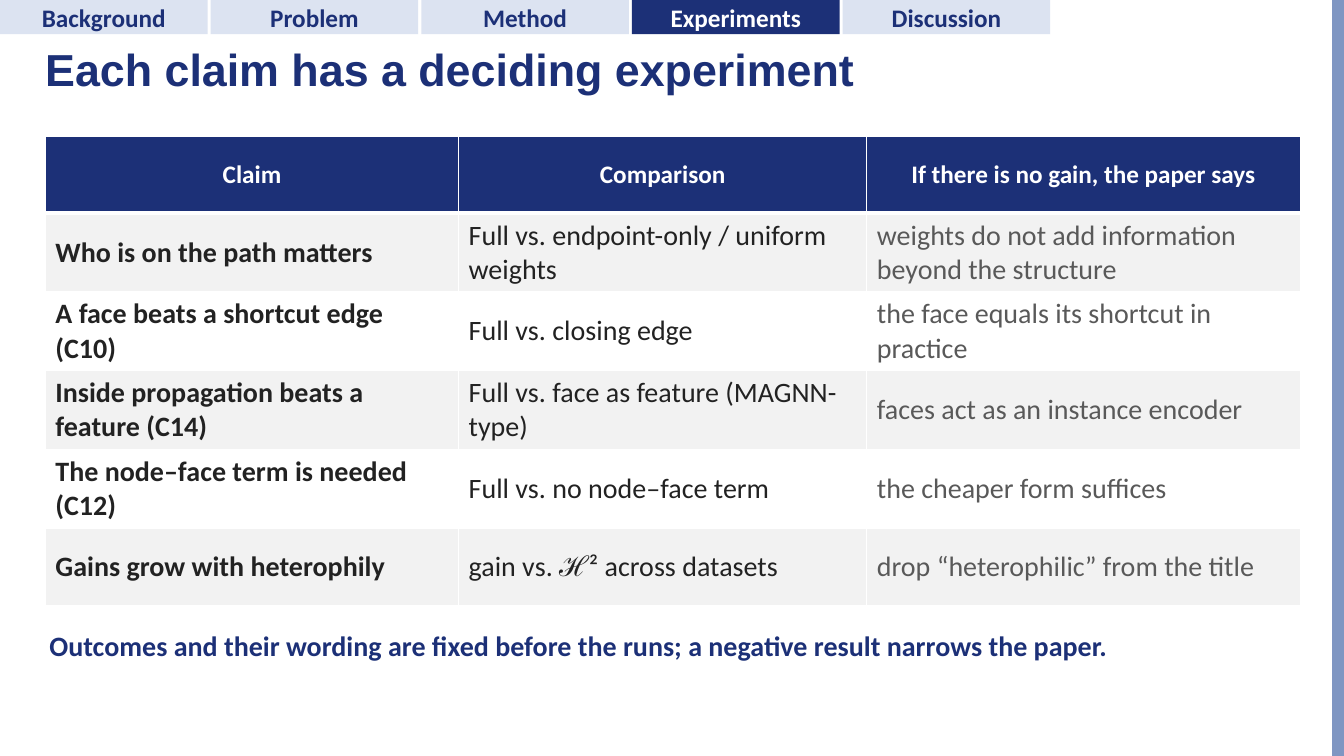
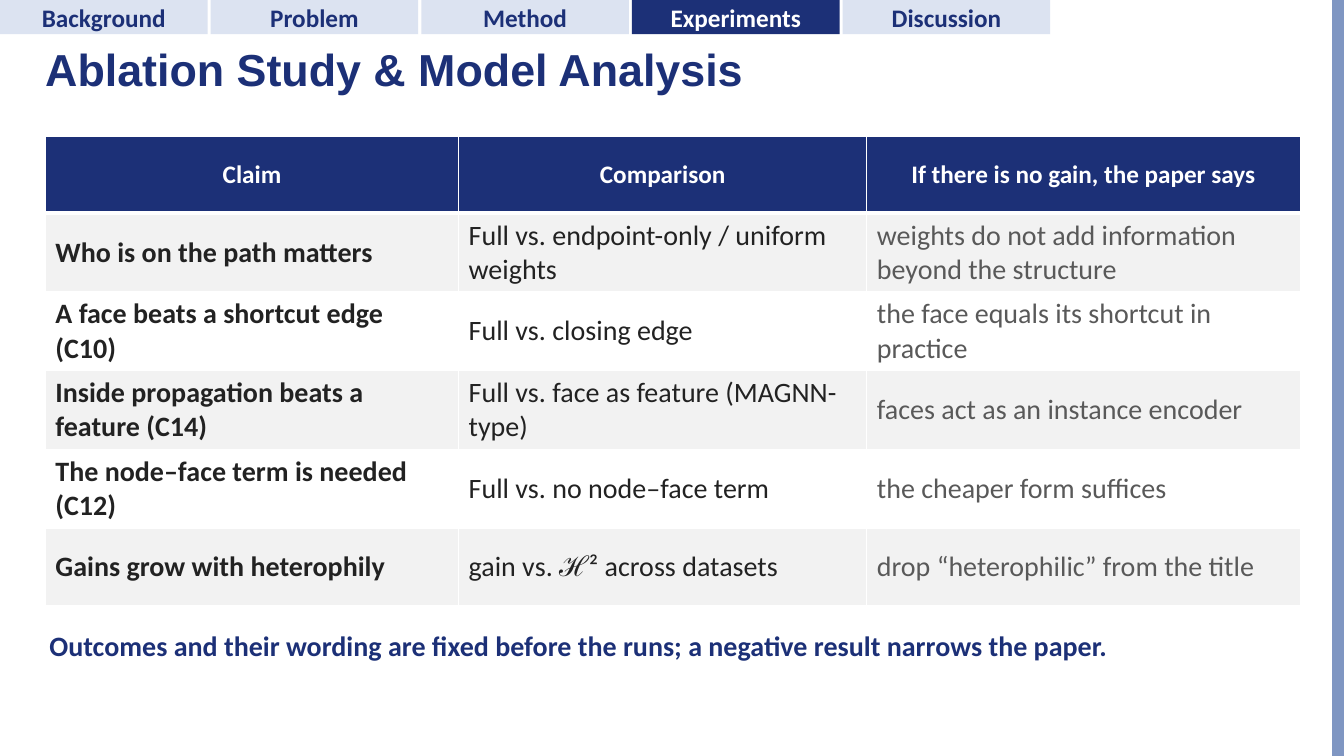
Before and after one commit to psarnkaew/h2snn, a slide deck: slide 22 of Claude outputs/progress_2026-11-11.pptx (slide 21 before the commit). Drawn at 1344x756 pixels with LibreOffice and Linux fonts; fonts in the diff are those of the drawing; background and template pictures are left out. Boxes give left, top, right and bottom in pixels: in the first picture for what was removed or moved away, otherwise in the second. Text is boxed around its words. In the diff, an @@ line names an element or a change of style, - is before the commit and + after.

```diff
--- a/Claude outputs/progress_2026-11-11.pptx
+++ b/Claude outputs/progress_2026-11-11.pptx
@@ title at (45, 53, 742, 94): text changed @@
-Each claim has a deciding experiment
+Ablation Study & Model Analysis
```
Also in this commit, not shown: 1 other slide changed, 2 slides added, 1 slide removed, 30 other files.
